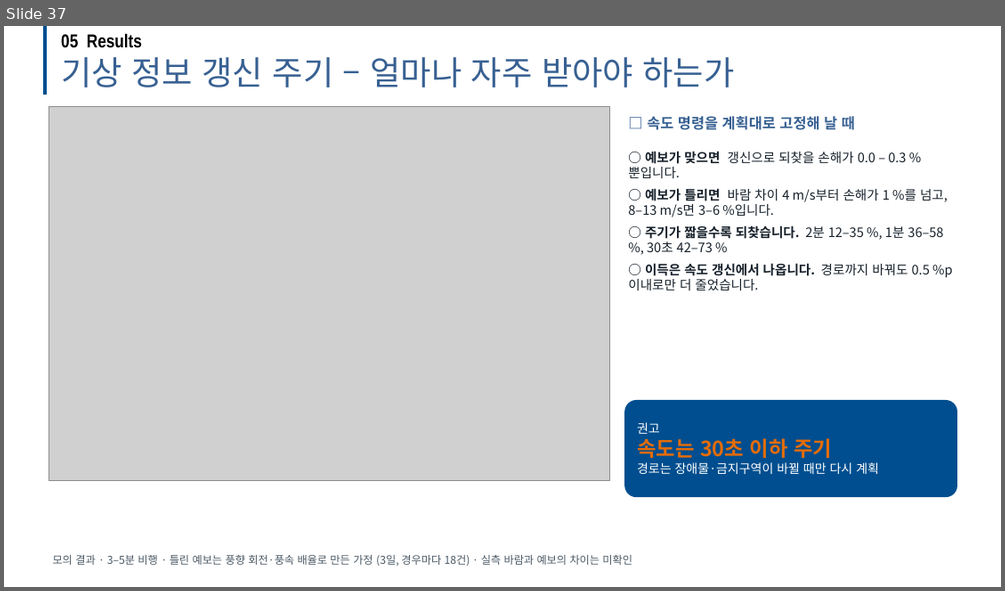
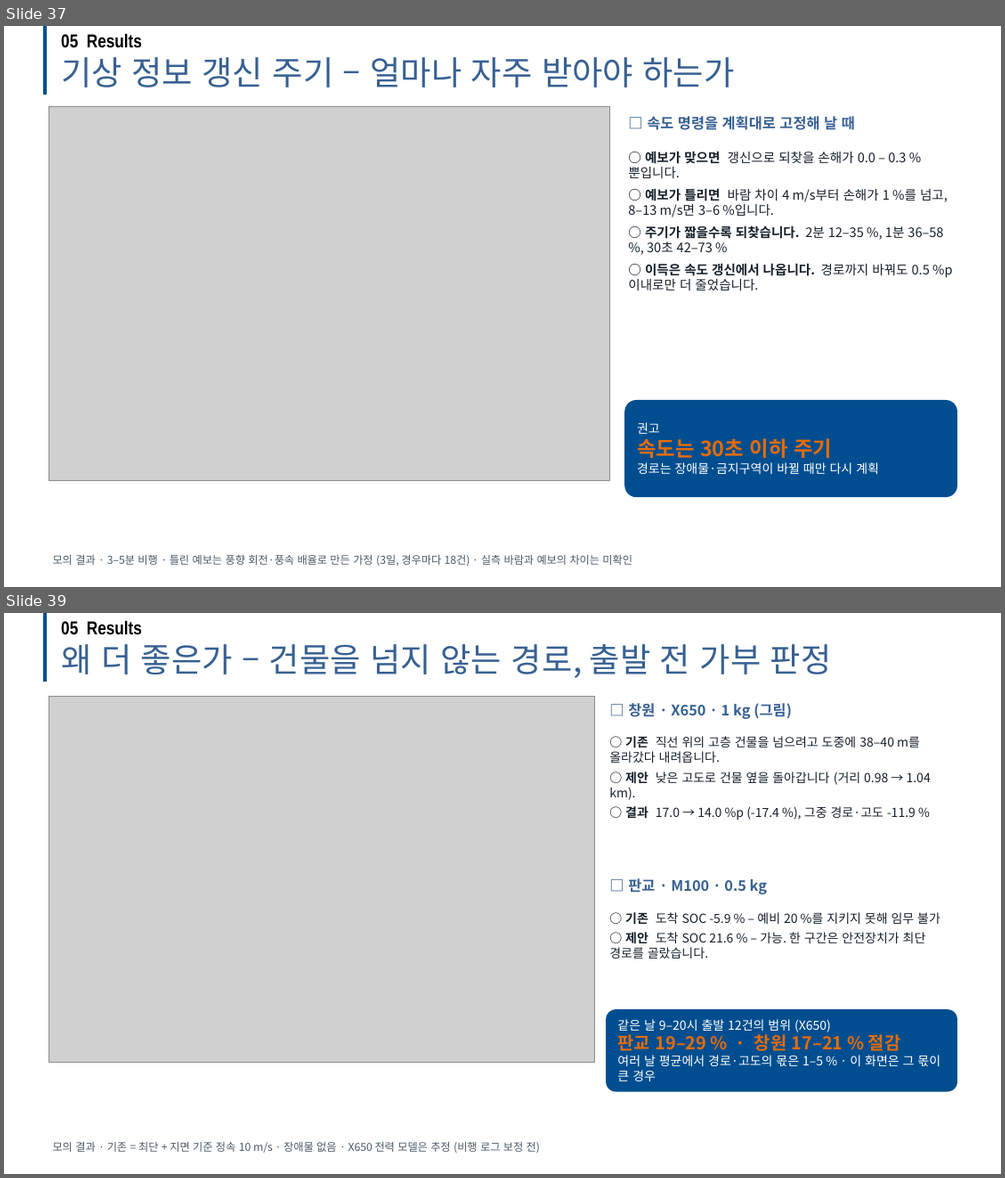
Before and after one commit to dnfl5345/Drone_path_opt, a slide deck: docs/drone_soc_academic_talk.pptx. Shown one above the other, each under a label of ours: slide 37 before the commit, slides 37 and 39 after it; the slides between them are not shown. The pictures are 1005x591 and 1005x1178 pixels, drawn with LibreOffice and Linux fonts; fonts in the diff are those of the drawing; grey boxes stand for pictures; background and template pictures are left out. Boxes give left, top, right and bottom in pixels: in the first picture for what was removed or moved away, otherwise in the second. Text is boxed around its words. In the diff, an @@ line names an element or a change of style, - is before the commit and + after.

```diff
--- a/docs/drone_soc_academic_talk.pptx
+++ b/docs/drone_soc_academic_talk.pptx
@@ slide 39 added at (4,613,1001,1174), background #FFFFFF @@
@@ line added from (44, 613) to (44, 682), #004E8F 3.5 pt @@
@@ text added at (61,620,142,635), 18 pt, text #000000, bold @@
+05 Results
@@ text added at (61,644,832,678), 32 pt, text #376092 @@
+왜 더 좋은가 – 건물을 넘지 않는 경로, 출발 전 가부 판정
@@ picture added at (48,696,595,1062) @@
@@ text added at (628,703,792,719), 14 pt, text #376092, bold @@
+□ 창원 · X650 · 1 kg (그림)
@@ text added at (609,736,930,819), 12 pt, text #16202A @@
+○ 기존 직선 위의 고층 건물을 넘으려고 도중에 38–40 m를 올라갔다 내려옵니다.
+○ 제안 낮은 고도로 건물 옆을 돌아갑니다 (거리 0.98 → 1.04 km).
+○ 결과 17.0 → 14.0 %p (-17.4 %), 그중 경로·고도 -11.9 %
@@ text added at (628,878,767,894), 14 pt, text #376092, bold @@
+□ 판교 · M100 · 0.5 kg
@@ text added at (609,912,940,958), 12 pt, text #16202A @@
+○ 기존 도착 SOC -5.9 % – 예비 20 %를 지키지 못해 임무 불가
+○ 제안 도착 SOC 21.6 % – 가능. 한 구간은 안전장치가 최단 경로를 골랐습니다.
@@ rounded rectangle added at (606,1009,957,1092), fill #004E8F, 12 pt, text #FFFFFF @@
+같은 날 9–20시 출발 12건의 범위 (X650)
+판교 19–29 % · 창원 17–21 % 절감
+여러 날 평균에서 경로·고도의 몫은 1–5 % · 이 화면은 그 몫이 큰 경우
@@ text added at (53,1142,540,1152), 10.5 pt, text #4C5A66 @@
+모의 결과 · 기존 = 최단 + 지면 기준 정속 10 m/s · 장애물 없음 · X650 전력 모델은 추정 (비행 로그 보정 전)
```
Also in this commit, not shown: 3 slides changed, 4 other slides added, 4 other files.
